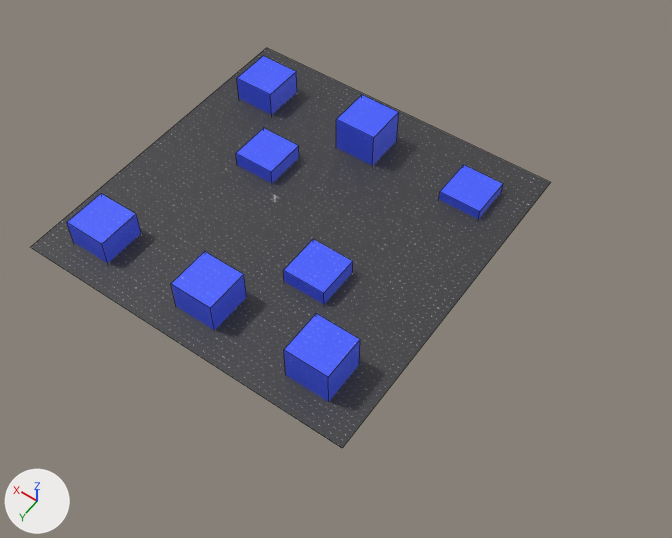
The Blender file SURVOY_ENGINE/assets/Level_0/level.blend as it was, and as the next commit left it.
Both versions are drawn from a 50 mm camera at (-67.3, 83.0, 121.0) aimed at (-11.4, 4.7, -2.0). The axes (+X, +Y, +Z) are drawn at lower left. The lights are the same throughout. Mesh edges are drawn as thin lines.

The scene before the commit, as lines of its bpy script (objects in view):
```python
ob_block_001 = bpy.data.objects.new('BLOCK.001', me_cube_018)
ob_block_001.location = (0.0, 14.0, 2.0)
ob_block_002 = bpy.data.objects.new('BLOCK.002', me_cube_019)
ob_block_002.location = (23.0, 14.0, 1.0)
ob_block_003 = bpy.data.objects.new('BLOCK.003', me_cube_005)
ob_block_003.location = (-22.0, 14.0, 3.0)
ob_block_004 = bpy.data.objects.new('BLOCK.004', me_cube_020)
ob_block_004.location = (-22.0, -30.0, -2.0)
ob_block_005 = bpy.data.objects.new('BLOCK.005', me_cube_021)
ob_block_005.location = (23.0, -30.0, 1.0)
ob_block_006 = bpy.data.objects.new('BLOCK.006', me_cube_022)
ob_block_006.location = (0.0, -30.0, 3.0)
ob_block_007 = bpy.data.objects.new('BLOCK.007', me_cube_023)
ob_block_007.location = (-11.0, 0.0, -1.0)
ob_block_008 = bpy.data.objects.new('BLOCK.008', me_cube_024)
ob_block_008.location = (12.0, -16.0, -1.0)
ob_floor = bpy.data.objects.new('FLOOR', me_plane)
ob_floor.location = (0.0, 0.0, 0.0)
ob_floor.scale = (32.0, 32.0, 32.0)
```
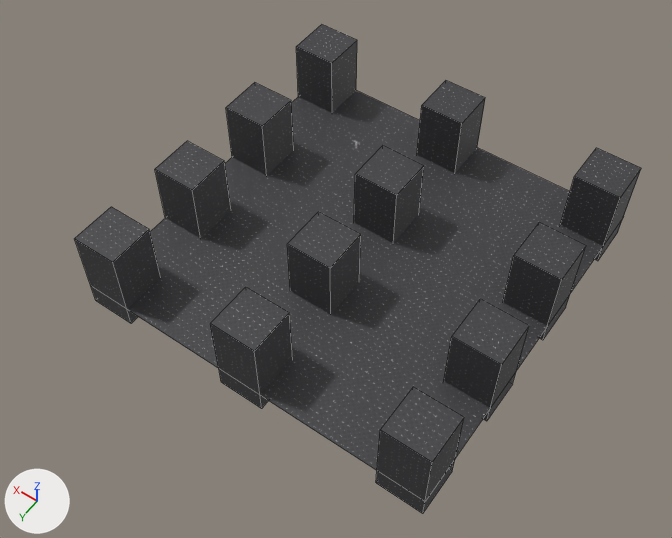
Where the newer file only moved an object's origin or applied its transform, the numbers keep the older frame.

What changed in the scene script:
```text
Change me_plane:
    where me_plane.from_pydata(...)  # 4 vertices, 1 face; spans x -1.0..1.0, y -1.0..1.0, z 0.0
    used by ob_floor; location = (0.0, 0.0, 0.0); scale = (32.0, 32.0, 32.0)
    me_plane part 1: the whole mesh is moved by (-0.44, 0.0, 0.0)
Change me_cube_005:
    where me_cube_005.from_pydata(...)  # 8 vertices, 6 faces; spans x -4.0..4.0, y 5.0..13.0, z -4.0..4.0
    remove me_cube_005.materials.append(mat_material_007)  # picture img_blue_512_png
    add me_cube_005.materials.append(mat_material_026)  # picture img_grey_512_png_003
Change me_cube_018:
    where me_cube_018.from_pydata(...)  # 8 vertices, 6 faces; spans x -4.0..4.0, y 5.0..13.0, z -4.0..4.0
    remove me_cube_018.materials.append(mat_material_002)  # picture img_blue_512_png_001
    add me_cube_018.materials.append(mat_material_038)  # picture img_grey_512_png_027
Change me_cube_019:
    where me_cube_019.from_pydata(...)  # 8 vertices, 6 faces; spans x -4.0..4.0, y 5.0..13.0, z -4.0..4.0
    remove me_cube_019.materials.append(mat_material_003)  # picture img_blue_512_png_002
    add me_cube_019.materials.append(mat_material_039)  # picture img_grey_512_png_028
Change me_cube_020:
    where me_cube_020.from_pydata(...)  # 8 vertices, 6 faces; spans x -4.0..4.0, y 5.0..13.0, z -4.0..4.0
    remove me_cube_020.materials.append(mat_material_008)  # picture img_blue_512_png_003
    add me_cube_020.materials.append(mat_material_045)  # picture img_grey_512_png_034
Change me_cube_021:
    where me_cube_021.from_pydata(...)  # 8 vertices, 6 faces; spans x -4.0..4.0, y 5.0..13.0, z -4.0..4.0
    remove me_cube_021.materials.append(mat_material_022)  # picture img_blue_512_png_004
    me_cube_021 part 2: texture (UV) coordinates of 4 of 6 faces, centred in x -4.0..4.0, y 5.0..13.0, z 0.0, changed; they spanned u 0.0..8.0, v 0.0..8.0 and now span u 0.0..8.0, v -4.0..12.0
    add me_cube_021.materials.append(mat_material_047)  # picture img_grey_512_png_036
Change me_cube_022:
    where me_cube_022.from_pydata(...)  # 8 vertices, 6 faces; spans x -4.0..4.0, y 5.0..13.0, z -4.0..4.0
    remove me_cube_022.materials.append(mat_material_023)  # picture img_blue_512_png_005
    add me_cube_022.materials.append(mat_material_046)  # picture img_grey_512_png_035
Change me_cube_023:
    where me_cube_023.from_pydata(...)  # 8 vertices, 6 faces; spans x -4.0..4.0, y 5.0..13.0, z -4.0..4.0
    remove me_cube_023.materials.append(mat_material_024)  # picture img_blue_512_png_006
    add me_cube_023.materials.append(mat_material_044)  # picture img_grey_512_png_033
Change me_cube_024:
    where me_cube_024.from_pydata(...)  # 8 vertices, 6 faces; spans x -4.0..4.0, y 5.0..13.0, z -4.0..4.0
    remove me_cube_024.materials.append(mat_material_025)  # picture img_blue_512_png_007
    add me_cube_024.materials.append(mat_material_043)  # picture img_grey_512_png_032
Change ob_block_003:
    ob_block_003.location: (-22.0, 14.0, 3.0) -> (-42.0, 19.0, 4.0)
    ob_block_003.scale: (1.0, 1.0, 1.0) -> (1.0, 1.0, 2.0)
Change ob_block_001:
    ob_block_001.location: (0.0, 14.0, 2.0) -> (-13.0, 19.0, 4.0)
    ob_block_001.scale: (1.0, 1.0, 1.0) -> (1.0, 1.0, 2.0)
Change ob_block_002:
    ob_block_002.location: (23.0, 14.0, 1.0) -> (14.0, 19.0, 4.0)
    ob_block_002.scale: (1.0, 1.0, 1.0) -> (1.0, 1.0, 2.0)
Change ob_block_004:
    ob_block_004.location: (-22.0, -30.0, -2.0) -> (-42.0, 1.0, 4.0)
    ob_block_004.scale: (1.0, 1.0, 1.0) -> (1.0, 1.0, 2.0)
Change ob_block_005:
    ob_block_005.location: (23.0, -30.0, 1.0) -> (-13.0, -17.0, 4.0)
    ob_block_005.scale: (1.0, 1.0, 1.0) -> (1.0, 1.0, 2.0)
Change ob_block_006:
    ob_block_006.location: (0.0, -30.0, 3.0) -> (-42.0, -17.0, 4.0)
    ob_block_006.scale: (1.0, 1.0, 1.0) -> (1.0, 1.0, 2.0)
Change ob_block_007:
    ob_block_007.location: (-11.0, 0.0, -1.0) -> (-13.0, 1.0, 4.0)
    ob_block_007.scale: (1.0, 1.0, 1.0) -> (1.0, 1.0, 2.0)
Add ob_block_2_1_011:
    ob_block_2_1_011 = bpy.data.objects.new('BLOCK_2_1.011', me_cube_034)  # a box spanning x -4.0..4.0, y 5.0..13.0, z -4.0..4.0; in mat_material_051 (picture img_grey_512_png_040)
    ob_block_2_1_011.location = (-42.0, -37.0, 4.0)
    ob_block_2_1_011.scale = (1.0, 1.0, 2.0)
Add ob_block_2_1_010:
    ob_block_2_1_010 = bpy.data.objects.new('BLOCK_2_1.010', me_cube_033)  # a box spanning x -4.0..4.0, y 5.0..13.0, z -4.0..4.0; in mat_material_050 (picture img_grey_512_png_039)
    ob_block_2_1_010.location = (-13.0, -37.0, 4.0)
    ob_block_2_1_010.scale = (1.0, 1.0, 2.0)
Add ob_block_2_1_009:
    ob_block_2_1_009 = bpy.data.objects.new('BLOCK_2_1.009', me_cube_032)  # a box spanning x -4.0..4.0, y 5.0..13.0, z -4.0..4.0; in mat_material_049 (picture img_grey_512_png_038)
    ob_block_2_1_009.location = (14.0, -37.0, 4.0)
    ob_block_2_1_009.scale = (1.0, 1.0, 2.0)
Add ob_block_2_1_008:
    ob_block_2_1_008 = bpy.data.objects.new('BLOCK_2_1.008', me_cube_031)  # a box spanning x -4.0..4.0, y 5.0..13.0, z -4.0..4.0; in mat_material_048 (picture img_grey_512_png_037)
    ob_block_2_1_008.location = (14.0, -17.0, 4.0)
    ob_block_2_1_008.scale = (1.0, 1.0, 2.0)
```

Location of each change, (x1, y1, x2, y2) in pixels of the pictures (672 x 538 px):
'FLOOR', mesh moved
    before: (31, 48, 550, 448)
    after: (127, 90, 603, 471)
'BLOCK.003', recoloured, moved, rescaled (16% wider, 41% taller)
    before: (284, 313, 360, 402)
    after: (376, 387, 464, 513)
'BLOCK.001', recoloured, moved, rescaled
    before: (171, 251, 247, 330)
    after: (210, 287, 292, 409)
'BLOCK.006', recoloured, moved, rescaled (31% wider, 64% taller)
    before: (336, 95, 399, 166)
    after: (503, 223, 586, 340)
'BLOCK.004', recoloured, moved, rescaled
    before: (439, 165, 503, 219)
    after: (444, 299, 529, 421)
'BLOCK.005', recoloured, surface changed, moved, rescaled (16% wider, 65% taller)
    before: (237, 56, 297, 115)
    after: (354, 145, 424, 243)
'BLOCK.008', recoloured
    both: (155, 128, 299, 239)
'BLOCK.002', recoloured, moved, rescaled
    before: (67, 193, 141, 263)
    after: (74, 207, 161, 323)
'BLOCK.007', recoloured, moved, rescaled
    before: (283, 239, 353, 304)
    after: (287, 212, 361, 315)
'BLOCK_2_1.011', added
    after: (560, 148, 641, 261)
'BLOCK_2_1.008', added
    after: (226, 82, 294, 176)
'BLOCK_2_1.010', added
    after: (417, 80, 485, 173)
'BLOCK_2_1.009', added
    after: (296, 24, 357, 113)
part 2 of me_cube_021, surface changed
    before: (237, 72, 297, 115)
    after: (354, 166, 424, 243)
